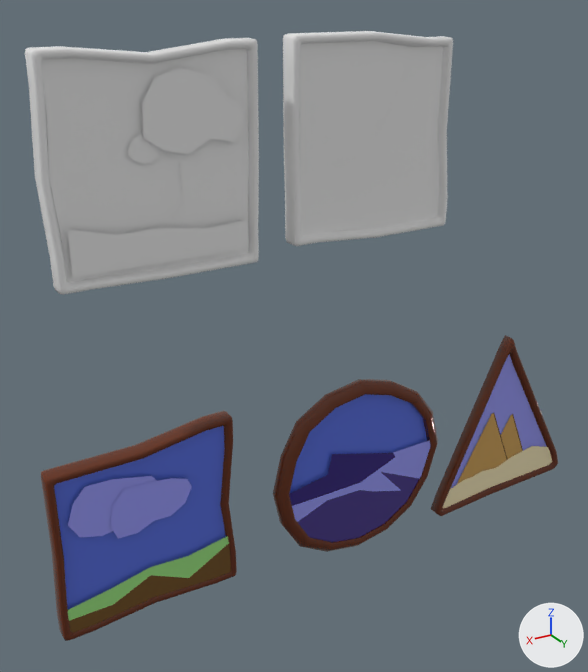
Renders of the FBX model Assets/3D Models/Painting.fbx from each side of a commit.
Both versions are drawn from a 50 mm camera at (4.5, 6.01, 5.59) aimed at (0.67, -0.38, 2.4). The lights are fixed; the arrows at lower right show +X, +Y and +Z. The first picture is the older version. Where no turn or scale is listed for an object, it has been applied to the vertices.

The first picture shows 'BackColour001', 'BackColour007', 'BackColour008', 'BackColour009', 'BackColour010', 'Box003', 'CirclePainting', 'Square Painting', 'TrianglePainting'.
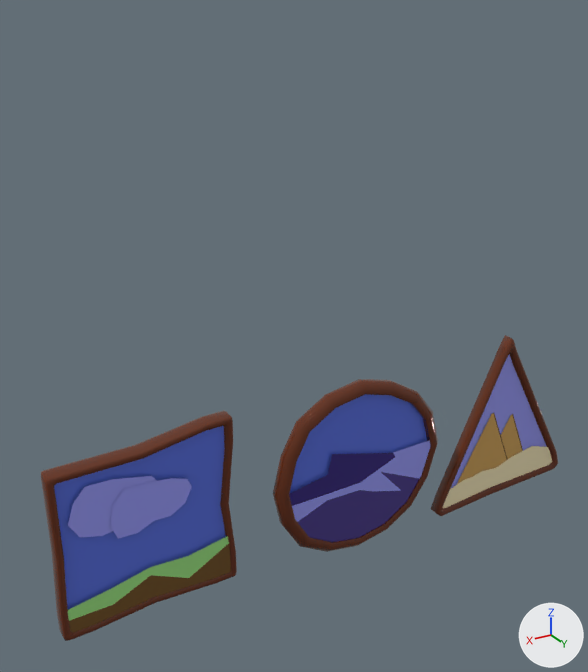
Where the newer file only moved an object's origin or applied its transform, the numbers keep the older frame.

What changed in the scene script:
```text
Remove ob_backcolour008:
    ob_backcolour008 = bpy.data.objects.new('BackColour008', me_mesh_003)
    ob_backcolour008.location = (2.07, -0.2, 4.25)
Remove ob_box003:
    ob_box003 = bpy.data.objects.new('Box003', me_mesh_001)
    ob_box003.location = (2.07, -0.23, 3.39)
Remove ob_backcolour007:
    ob_backcolour007 = bpy.data.objects.new('BackColour007', me_mesh_002)
    ob_backcolour007.location = (2.07, -0.14, 4.25)
Remove ob_backcolour010:
    ob_backcolour010 = bpy.data.objects.new('BackColour010', me_mesh_005)
    ob_backcolour010.location = (1.72, -0.16, 4.94)
Remove ob_backcolour009:
    ob_backcolour009 = bpy.data.objects.new('BackColour009', me_mesh_004)
    ob_backcolour009.location = (1.42, -0.16, 5.16)
Remove ob_backcolour001:
    ob_backcolour001 = bpy.data.objects.new('BackColour001', me_mesh)
    ob_backcolour001.location = (-0.07, -0.17, 4.25)
```

Changed parts and their boxes (x1, y1, x2, y2) in the pictures (588 x 672 px):
'Box003', deleted: before (25, 31, 453, 295)
'BackColour001', deleted: before (300, 65, 438, 236)
'BackColour009', deleted: before (142, 68, 245, 154)
'BackColour007', deleted: before (68, 220, 248, 278)
'BackColour008', deleted: before (159, 149, 209, 228)
'BackColour010', deleted: before (128, 132, 160, 164)
